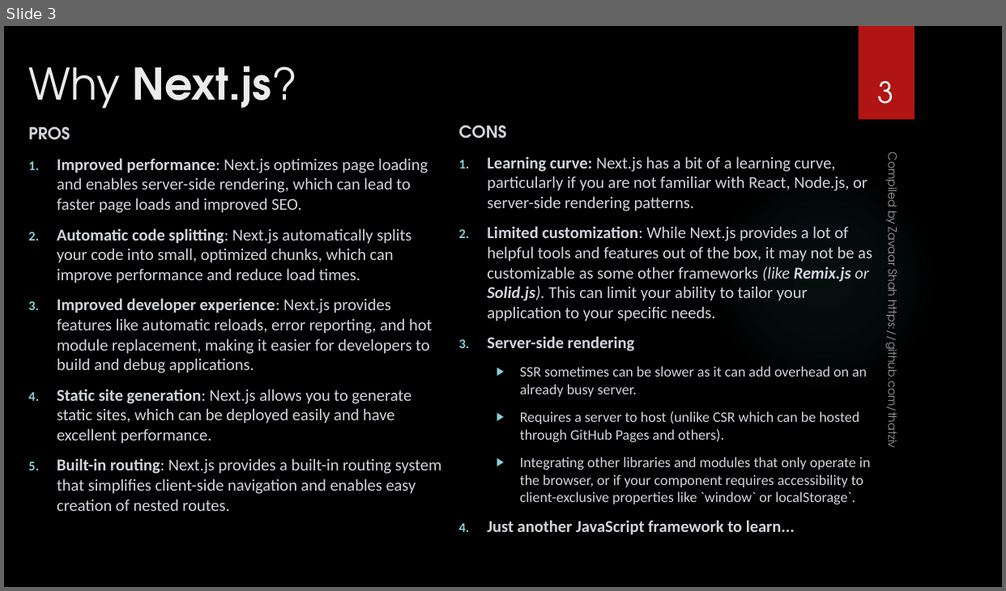
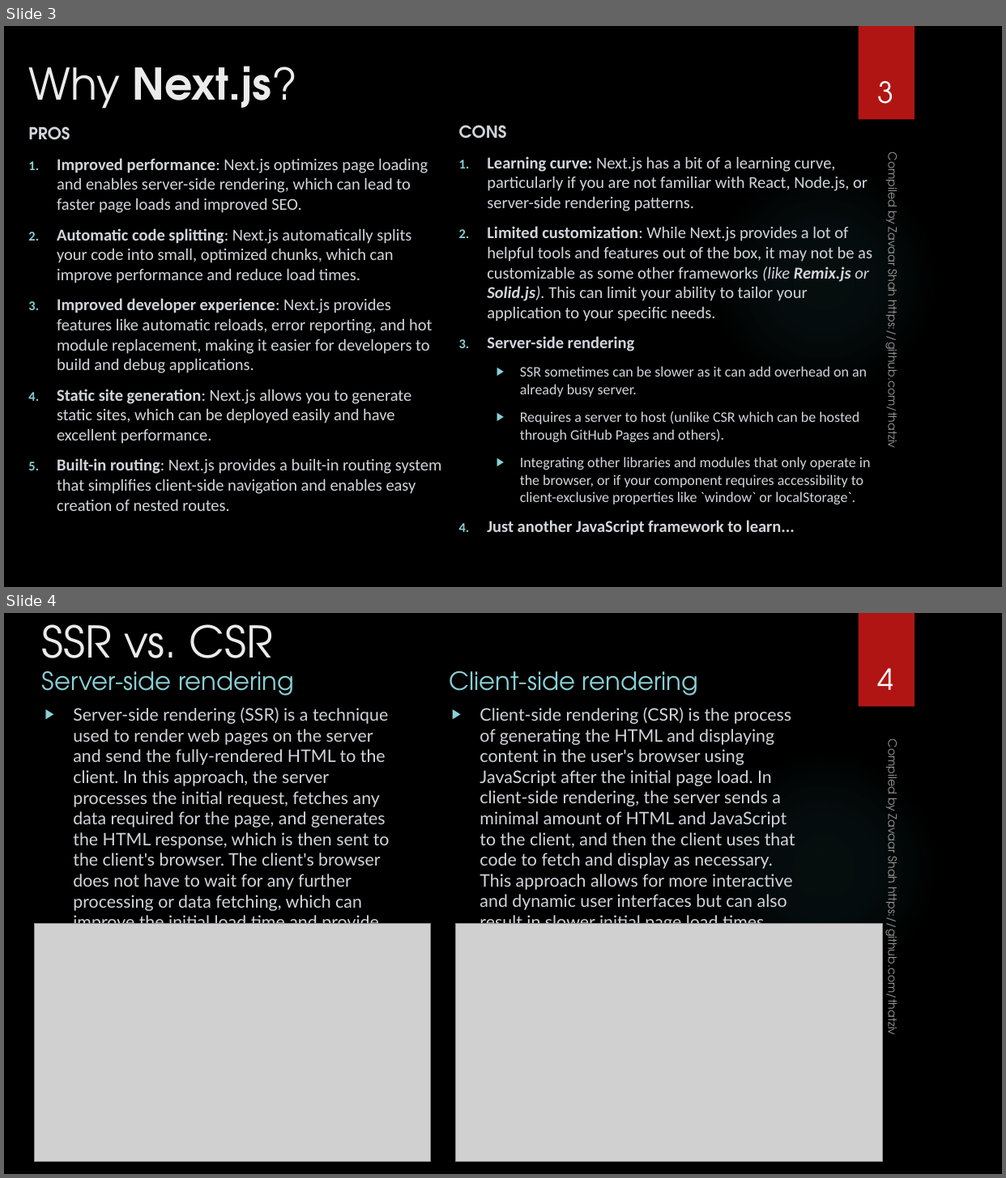
Before and after one commit to WSU-Society-of-Computer-Developers/workshops, a slide deck: next_apr7/slides.pptx. Shown one above the other, each under a label of ours: slide 3 before the commit, slides 3 and 4 after it. The pictures are 1006x591 and 1006x1178 pixels, drawn with LibreOffice and Linux fonts; fonts in the diff are those of the drawing; grey boxes stand for pictures; background and template pictures are left out. Boxes give left, top, right and bottom in pixels: in the first picture for what was removed or moved away, otherwise in the second. Text is boxed around its words. In the diff, an @@ line names an element or a change of style, - is before the commit and + after.

Commit message:
finished  presentation

```diff
--- a/next_apr7/slides.pptx
+++ b/next_apr7/slides.pptx
@@ slide 4 added at bbox=[4, 613, 1002, 1174], background picture (left out); not listed: 2 template elements that a slide beside it also shows @@
@@ title added at bbox=[42, 624, 273, 678], 42 pt, text #EBEBEB @@
+SSR vs. CSR
@@ text added at bbox=[42, 671, 294, 696], 24 pt, text #8AD0D6 @@
+Server-side rendering
@@ text added at bbox=[449, 671, 698, 696], 24 pt, text #8AD0D6 @@
+Client-side rendering
@@ page number added at bbox=[877, 668, 893, 690], 28 pt, text #FFFFFF @@
+4
@@ text added at bbox=[73, 707, 390, 924], 16.6 pt, text #D1D5DB @@
+▶ Server-side rendering (SSR) is a technique used to render web pages on the server and send the fully-rendered HTML to the client. In this approach, the server processes the initial request, fetches any data required for the page, and generates the HTML response, which is then sent to the client's browser. The client's browser does not have to wait for any further processing or data fetching, which can improve the initial load time and provide a better user experience.
@@ text added at bbox=[479, 707, 795, 932], 16.6 pt, text #D1D5DB @@
+▶ Client-side rendering (CSR) is the process of generating the HTML and displaying content in the user's browser using JavaScript after the initial page load. In client-side rendering, the server sends a minimal amount of HTML and JavaScript to the client, and then the client uses that code to fetch and display as necessary. This approach allows for more interactive and dynamic user interfaces but can also result in slower initial page load times.
@@ text added at bbox=[883, 744, 902, 1030], 11 pt, text #FFFFFF at 60% opacity @@
+Compiled by Zavaar Shah https://github.com/thatziv
@@ picture added at bbox=[35, 924, 431, 1161] @@
@@ picture added at bbox=[455, 924, 882, 1161] @@
```
Also in this commit, not shown: 8 other slides added, 3 other files.
